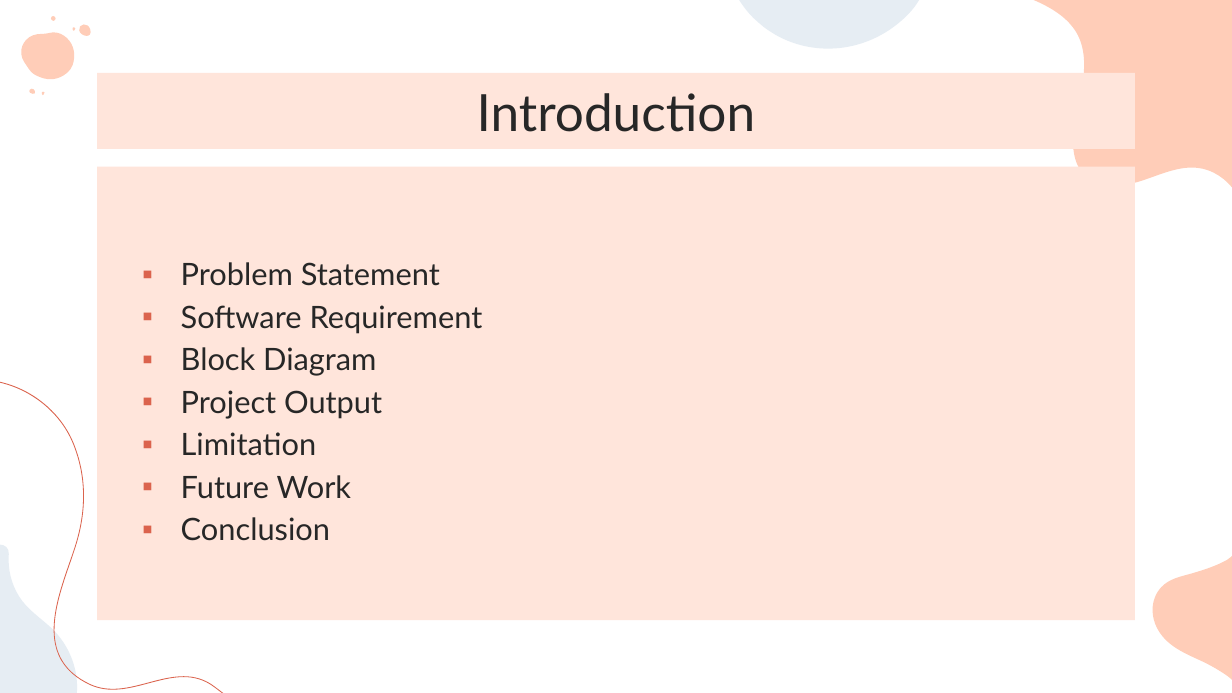
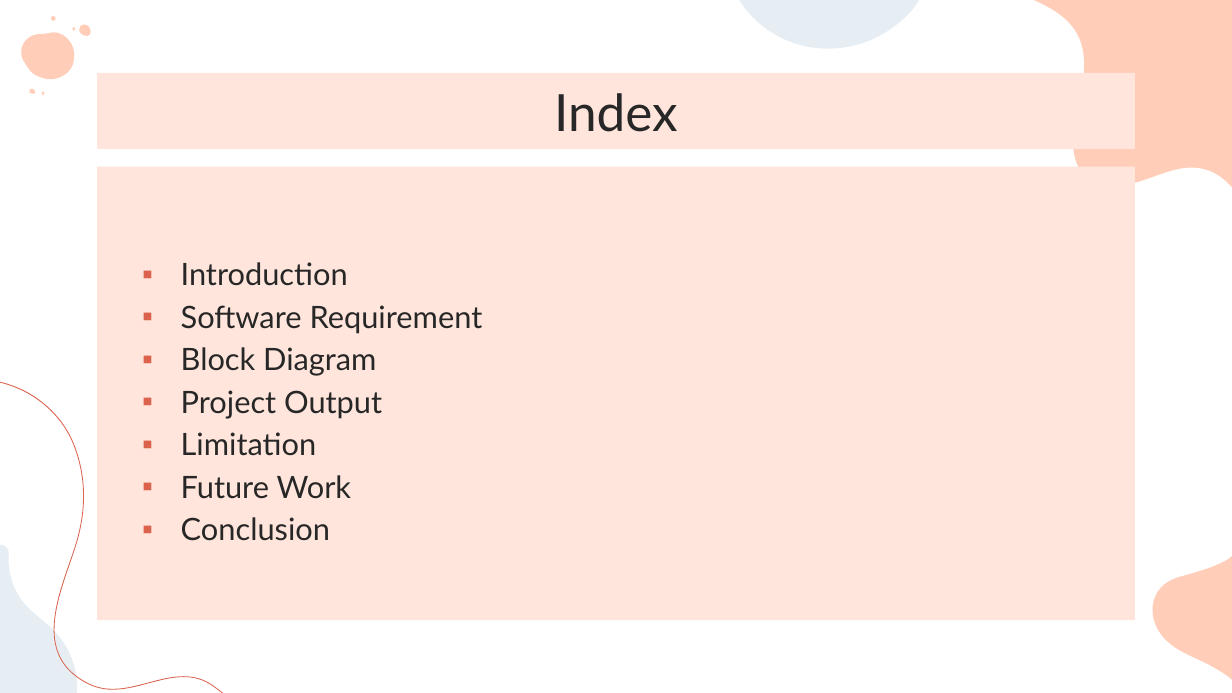
Before and after one commit to Jihad82/Microprocessor-8086, a slide deck: slide 2 of Banking_management.pptx. Drawn at 1232x693 pixels with LibreOffice and Linux fonts; fonts in the diff are those of the drawing. Boxes give left, top, right and bottom in pixels: in the first picture for what was removed or moved away, otherwise in the second. Text is boxed around its words. In the diff, an @@ line names an element or a change of style, - is before the commit and + after.

```diff
--- a/Banking_management.pptx
+++ b/Banking_management.pptx
@@ title at [554, 93, 678, 132]: text changed @@
-Introduction
+Index
@@ text at [181, 262, 348, 286]: text changed @@
-▪ Problem Statement
+▪ Introduction
```
Also in this commit, not shown: 2 other slides changed, 1 slide added.
